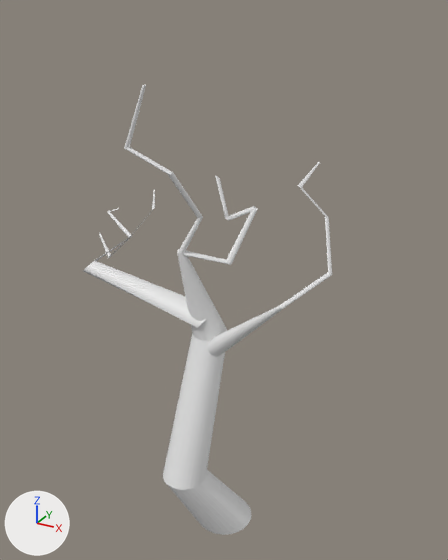
Renders of the Blender file Tree .blend from each side of a commit.
Both versions are drawn from a camera (50 mm lens) standing at (12.3, -19.9, 21.1) and looking at (-0.2, 2.8, 9.7). Every picture has the same lights, and +X, +Y and +Z are marked at lower left. The older version comes first.
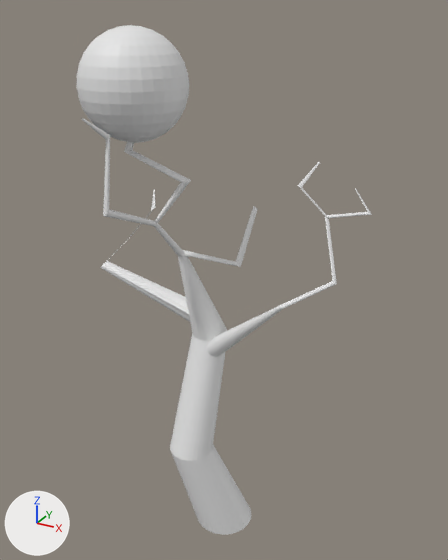
Pixel boxes [x1, y1, x2, y2] of what changed, in the pictures (448 x 560 px; the box of a moved part takes in the faces that stretch with it):
'Cylinder', reshaped (18% wider, 13% taller)
    before: [83, 85, 332, 535]
    after: [77, 25, 372, 535]
part 1 of me_cylinder_001, added
    after: [77, 25, 189, 143]
part 2 of me_cylinder_001, added
    after: [326, 189, 372, 218]
part 3 of me_cylinder_001, moved or reshaped
    before: [124, 85, 258, 265]
    after: [81, 118, 258, 267]
part 4 of me_cylinder_001, cut back
    before: [83, 193, 206, 328]
    after: [100, 192, 190, 322]
part 5 of me_cylinder_001, moved or reshaped
    before: [279, 217, 332, 309]
    after: [279, 217, 337, 309]
part 6 of me_cylinder_001, moved or reshaped
    before: [163, 334, 251, 535]
    after: [170, 334, 251, 535]

What changed in the scene script:
```text
Change me_cylinder_001:
    used by ob_cylinder; location = (0.0, 0.0, 0.0)
    remove me_cylinder_001.from_pydata(...)  # 1270 vertices, 968 faces, 21 loose edges; spans x -8.7..5.0, y -1.8..6.0, z -2.0..18.4
    add me_cylinder_001.from_pydata(...)  # 1687 vertices, 1350 faces, 140 loose edges; spans x -6.6..5.7, y -2.5..6.0, z -2.0..20.5
    me_cylinder_001 part 1: a new loose piece, a UV sphere (32 segments, 16 rings, poles along z) spanning x -4.7..-0.4, y -2.1..2.1, z 16.2..20.5
    me_cylinder_001 part 2: a new loose piece of 96 vertices spanning x 3.8..5.7, y 4.3..5.4, z 12.9..14.0
    me_cylinder_001 part 3: 52 vertices moved from x -1.1..0.7, y 0.8..3.1, z 11.0..12.5 to x -1.1..1.0, y 0.8..2.2, z 10.9..11.5; 302 vertices removed from x -3.2..0.7, y -0.1..3.9, z 11.0..18.4; 302 vertices added at x -3.2..1.0, y -2.5..2.2, z 10.9..18.3
    me_cylinder_001 part 4: 41 vertices moved from x -7.0..0.0, y 0.8..4.4, z 8.3..12.1 to x -6.5..-0.1, y 0.9..4.4, z 8.3..12.1; 214 vertices removed from x -8.7..-0.1, y 0.8..5.2, z 8.2..12.3; 28 vertices added at x -6.6..-0.2, y 1.0..4.4, z 8.4..12.3
    me_cylinder_001 part 5: 32 vertices moved from x 4.8..5.0, y 2.4..2.6, z 11.1..11.2 to x 5.2..5.3, y 2.0..2.2, z 11.0..11.1; 25 vertices added at x 5.2..5.3, y 2.0..2.2, z 11.0..11.1
    me_cylinder_001 part 6: 32 vertices moved from x -1.3..0.7, y -1.8..0.2, z 1.3 to x -1.4..0.6, y -1.0..1.0, z 2.3
```
